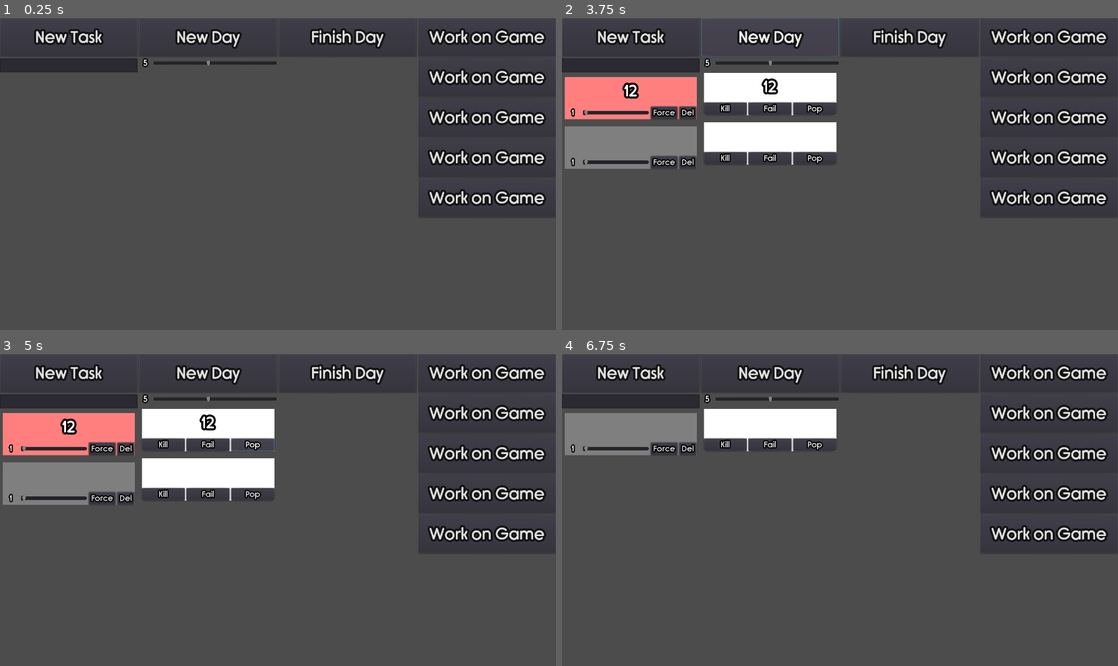
Above: before the commit, frames 1-4 (two rows, left to right).
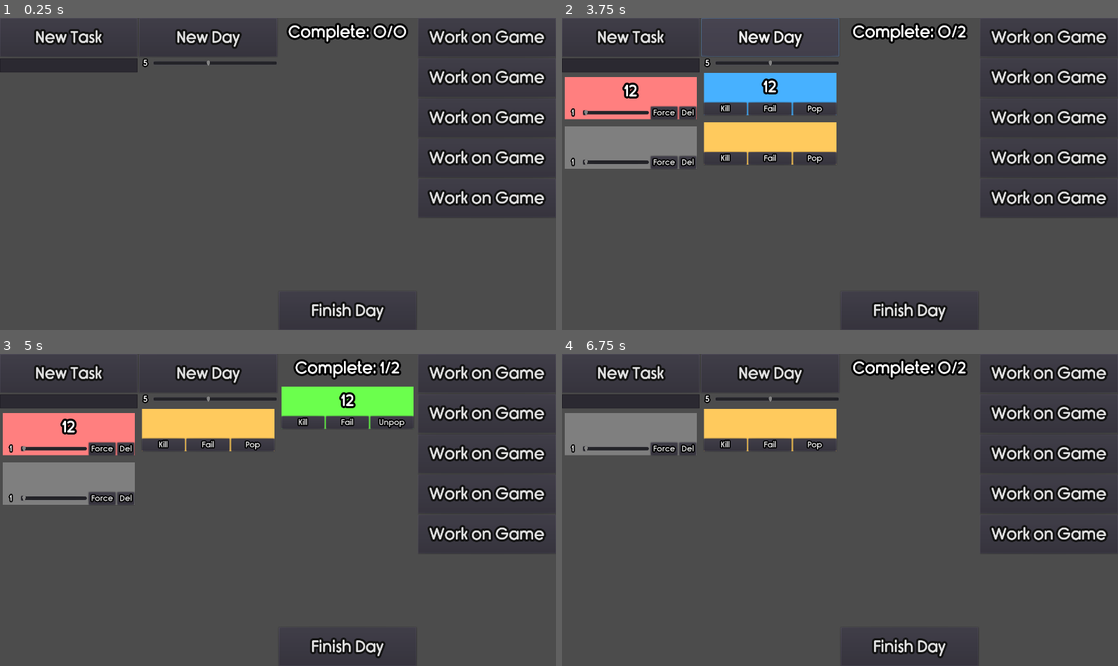
Above: after the commit, the same moments.

Repository: Tzeryushi/Daily-Driving
Game: Godot game, scene res://MainBlock.tscn
The game is run twice, just before and just after one commit, with the same random seed, the same clock (stepped at 60 frames per second) and the same inputs.
Inputs (mouse positions are in pixels of both pictures, inside the frame that each line leads up to):
- Up to frame 1 (0.25 s): no input
- Up to frame 2 (3.75 s): click (628, 64) at 0.52 s; type "12" at 0.6 s; click "New Task" at 1.25 s; click "Force" at 2 s; click "New Task" at 2.75 s; click "New Day" at 3.5 s
- Up to frame 3 (5 s): click "Pop" at 4.25 s
- Up to frame 4 (6.75 s): click (951, 422) at 5 s, where only the run after the commit has a clickable "Unpop"; click "New Day" at 5.75 s; click "Del" at 6.5 s

The runs differ from the first frame. In frame 1, 1.6% of the frame differs, in the area x 51-74%, y 1-98%; in frame 2, 6.1%; in frame 3, 9.0%, in the area x 25-75%, y 1-98%; in frame 4, 3.9%.

Commit message:
Popping system, force reordering

Diff:
--- a/DailyElement.gd
+++ b/DailyElement.gd
@@ -1,14 +1,29 @@
 extends Control
 
 onready var element_title = $DailyElementBox/Title
+onready var pop_button = $DailyElementBox/HBoxContainer/Pop
+onready var bg = $Background
+
+export var default_color : Color = Color(1,1,1,1)
+export var force_color : Color = Color(1,1,1,1)
+export var done_color : Color = Color(1,1,1,1)
 
 var origin_node = null
 
+var force : bool = false
+var popped : bool
+
 signal destroy
+signal pop
 
-func initialize(title:String, origin:Node) -> void:
+func _ready() -> void:
+	popped = false
+	#bg = default_color
+
+func initialize(title:String, origin:Node, forced:bool=false) -> void:
 	set_title(title)
 	link_origin_node(origin)
+	set_force(forced)
 
 func set_title(title:String) -> void:
 	element_title.text = title
@@ -16,11 +31,35 @@
 func link_origin_node(node) -> void:
 	origin_node = node
 
+func get_force() -> bool:
+	return force
+
+func set_force(f:bool) -> void:
+	if f:
+		bg.color = force_color
+	else:
+		bg.color = default_color
+	force = f
+
+func get_popped() -> bool:
+	return popped
+
+func pop() -> void:
+	if !popped:
+		pop_button.text = "Unpop"
+		bg.color = done_color
+	else:
+		pop_button.text = "Pop"
+		if force: bg.color = force_color
+		else: bg.color = default_color
+	popped = !popped
+	emit_signal("pop")
+
 func destroy() -> void:
 	emit_signal("destroy")
 
 func _on_Pop_pressed():
-	pass # Replace with function body.
+	pop()
 
 func _on_Kill_pressed():
 	destroy()
--- a/DailyElement.tscn
+++ b/DailyElement.tscn
@@ -8,7 +8,11 @@
 self_modulate = Color( 1, 1, 1, 0 )
 margin_right = 289.0
 margin_bottom = 118.0
+size_flags_horizontal = 3
 script = ExtResource( 2 )
+default_color = Color( 1, 0.796078, 0.368627, 1 )
+force_color = Color( 0.282353, 0.698039, 1, 1 )
+done_color = Color( 0.423529, 1, 0.305882, 1 )
 
 [node name="Background" type="ColorRect" parent="."]
 margin_left = 7.0
--- a/DailyTaskContainer.gd
+++ b/DailyTaskContainer.gd
@@ -5,13 +5,18 @@
 onready var task_number_slider := $HBoxContainer/TaskNumber
 
 export(NodePath) var element_container
+export(NodePath) var popped_container
 
 export var daily_element : PackedScene
 
 var number_of_tasks
 
+signal day_set(number)
+signal switch
+
 func _ready() -> void:
 	element_container = get_node(element_container)
+	popped_container = get_node(popped_container)
 	#TODO: get this from save file
 	number_of_tasks = 5
 	task_number_label.text = String(number_of_tasks)
@@ -23,21 +28,27 @@
 	pool.add_child(temp_element)
 	temp_element.initialize(title, origin)
 	temp_element.connect("destroy", self, "_on_daily_delete", [temp_element])
+	temp_element.connect("pop", self, "_on_daily_pop", [temp_element])
 	return temp_element
 
 func _on_NewDay_pressed():
+	var force_count = 0
 	for i in pool.get_children():
 		_on_daily_delete(i)
 	for i in element_container.get_children():
 		if i.get_force():
+			force_count += 1
 			if !i.get_used():
 				i.link_daily_node(_create_new_element(i.get_title(), i))
 				i.set_used(true)
+				i.daily_node.set_force(true)
 	for i in range(0, number_of_tasks):
 		var chosen = element_container.get_child(select_index())
 		if !chosen.get_used():
+			force_count += 1
 			chosen.link_daily_node(_create_new_element(chosen.get_title(), chosen))
 			chosen.set_used(true)
+	emit_signal("day_set", force_count)
 
 func select_index() -> int:
 	var weight_array = []
@@ -67,6 +78,18 @@
 	node_x.set_used(false)
 	element.queue_free()
 
+func _on_daily_pop(element) -> void:
+	#instance element in poppedtasks, delete from here
+	if element.get_popped():
+		pool.remove_child(element)
+		popped_container.add_child(element)
+	else:
+		popped_container.remove_child(element)
+		pool.add_child(element)
+		if element.get_force():
+			pool.move_child(element, 0)
+	emit_signal("switch")
+
 func _on_TaskNumber_value_changed(value):
 	number_of_tasks = value
 	task_number_label.text = String(value)
--- a/MainBlock.tscn
+++ b/MainBlock.tscn
@@ -7,6 +7,7 @@
 [ext_resource path="res://DailyTaskContainer.gd" type="Script" id=5]
 [ext_resource path="res://DailyElement.tscn" type="PackedScene" id=6]
 [ext_resource path="res://ElementDetails.tres" type="Theme" id=7]
+[ext_resource path="res://PoppedTaskContainer.gd" type="Script" id=8]
 
 [node name="Control" type="Control"]
 anchor_right = 1.0
@@ -60,6 +61,7 @@
 size_flags_vertical = 3
 script = ExtResource( 5 )
 element_container = NodePath("../ElementContainer/Pool/VBoxContainer")
+popped_container = NodePath("../PoppedTaskContainer/PoppedTasks/VBoxContainer")
 daily_element = ExtResource( 6 )
 
 [node name="NewDay" type="Button" parent="HBoxContainer/DailyTaskContainer"]
@@ -113,25 +115,36 @@
 margin_bottom = 768.0
 size_flags_horizontal = 3
 size_flags_vertical = 3
+script = ExtResource( 8 )
+
+[node name="Count" type="Label" parent="HBoxContainer/PoppedTaskContainer"]
+margin_right = 338.0
+margin_bottom = 69.0
+size_flags_horizontal = 3
+theme = ExtResource( 1 )
+text = "Complete: 0/0"
+align = 1
+valign = 1
+
+[node name="PoppedTasks" type="ScrollContainer" parent="HBoxContainer/PoppedTaskContainer"]
+margin_top = 73.0
+margin_right = 338.0
+margin_bottom = 669.0
+size_flags_horizontal = 3
+size_flags_vertical = 3
+
+[node name="VBoxContainer" type="VBoxContainer" parent="HBoxContainer/PoppedTaskContainer/PoppedTasks"]
+margin_right = 338.0
+margin_bottom = 596.0
+size_flags_horizontal = 3
+size_flags_vertical = 3
 
 [node name="Button" type="Button" parent="HBoxContainer/PoppedTaskContainer"]
-margin_right = 338.0
-margin_bottom = 95.0
+margin_top = 673.0
+margin_right = 338.0
+margin_bottom = 768.0
 theme = ExtResource( 1 )
 text = "Finish Day"
-
-[node name="PoppedTasks" type="ScrollContainer" parent="HBoxContainer/PoppedTaskContainer"]
-margin_top = 99.0
-margin_right = 338.0
-margin_bottom = 768.0
-size_flags_horizontal = 3
-size_flags_vertical = 3
-
-[node name="VBoxContainer" type="VBoxContainer" parent="HBoxContainer/PoppedTaskContainer/PoppedTasks"]
-margin_right = 338.0
-margin_bottom = 669.0
-size_flags_horizontal = 3
-size_flags_vertical = 3
 
 [node name="Calendar" type="ScrollContainer" parent="HBoxContainer"]
 margin_left = 1027.0
@@ -188,5 +201,7 @@
 [connection signal="forced" from="HBoxContainer/ElementContainer" to="HBoxContainer/DailyTaskContainer" method="_on_ElementContainer_forced"]
 [connection signal="pressed" from="HBoxContainer/ElementContainer/NewElement" to="HBoxContainer/ElementContainer" method="_on_NewElement_pressed"]
 [connection signal="text_entered" from="HBoxContainer/ElementContainer/NewInput" to="HBoxContainer/ElementContainer" method="_on_NewInput_text_entered"]
+[connection signal="day_set" from="HBoxContainer/DailyTaskContainer" to="HBoxContainer/PoppedTaskContainer" method="_on_DailyTaskContainer_day_set"]
+[connection signal="switch" from="HBoxContainer/DailyTaskContainer" to="HBoxContainer/PoppedTaskContainer" method="_on_DailyTaskContainer_switch"]
 [connection signal="pressed" from="HBoxContainer/DailyTaskContainer/NewDay" to="HBoxContainer/DailyTaskContainer" method="_on_NewDay_pressed"]
 [connection signal="value_changed" from="HBoxContainer/DailyTaskContainer/HBoxContainer/TaskNumber" to="HBoxContainer/DailyTaskContainer" method="_on_TaskNumber_value_changed"]
--- /dev/null
+++ b/PoppedTaskContainer.gd
@@ -0,0 +1,16 @@
+extends VBoxContainer
+
+onready var count_label = $Count
+onready var pool = $PoppedTasks/VBoxContainer
+
+var max_count : int = 0
+
+func update_count() -> void:
+	count_label.text = "Complete: " + String(pool.get_child_count()) + "/" + String(max_count)
+
+func _on_DailyTaskContainer_switch():
+	update_count()
+
+func _on_DailyTaskContainer_day_set(number):
+	max_count = number
+	update_count()
Not shown: 1 places in MainBlock.tscn that only renumber resources
